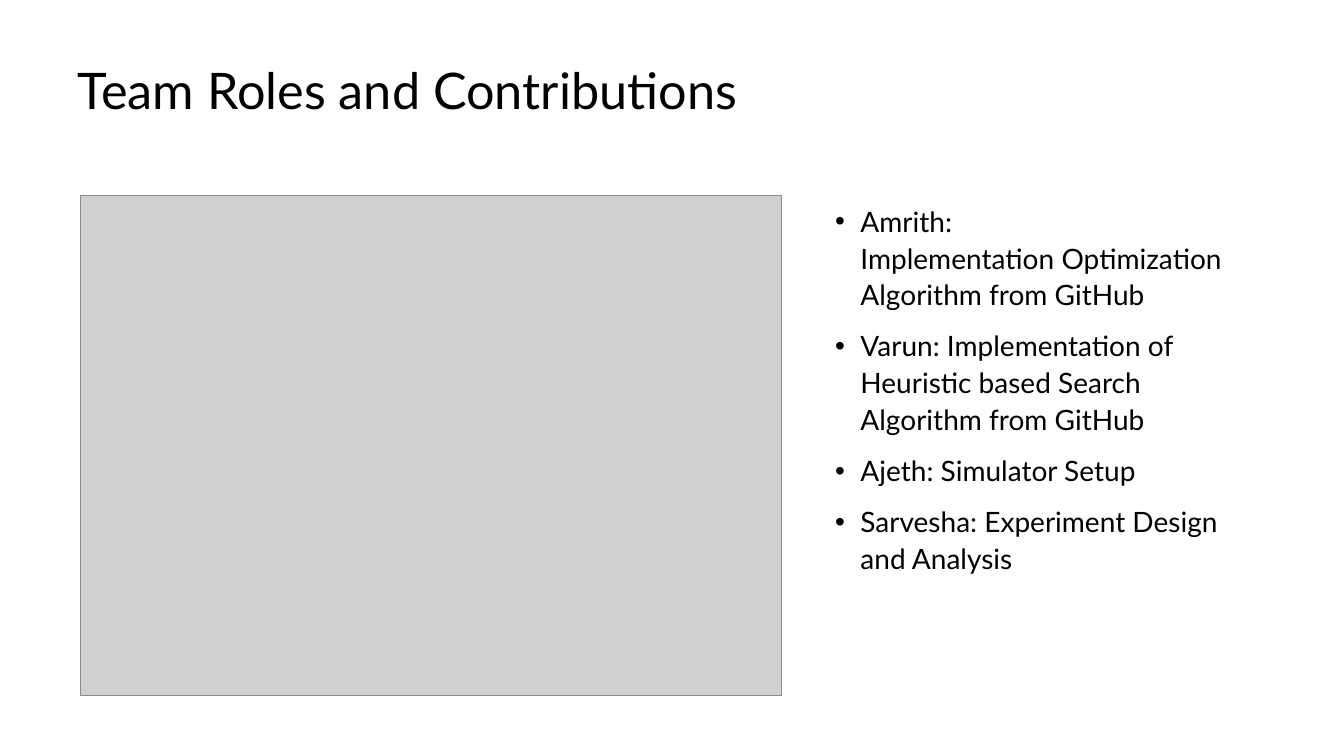
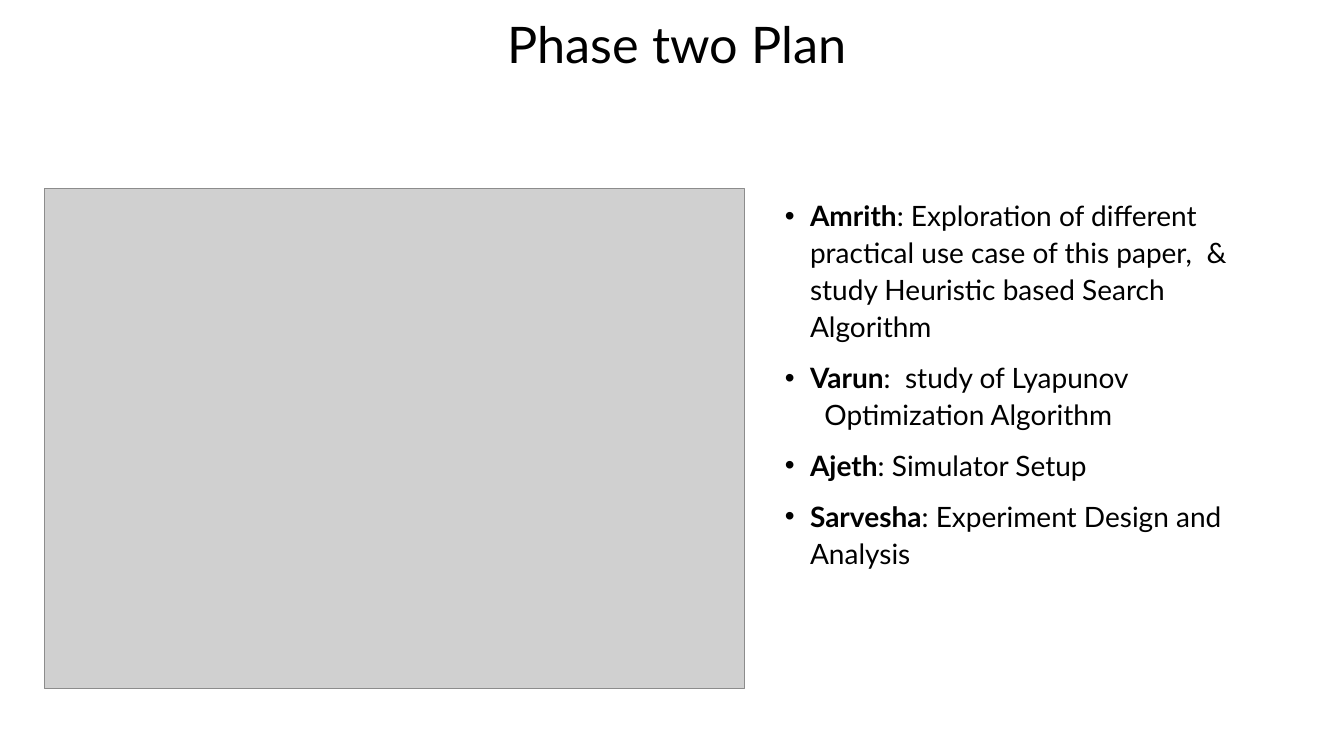
Before and after one commit to 23CSE362-edge-computing-2025-26-odd/capstone-project-02-thingdifferent, a slide deck: slide 12 of Document/Thing Differnet-02 Edge Computing Review 1.pptx (slide 14 before the commit). Drawn at 1344x756 pixels with LibreOffice and Linux fonts; fonts in the diff are those of the drawing; grey boxes stand for pictures. Boxes give left, top, right and bottom in pixels: in the first picture for what was removed or moved away, otherwise in the second. Text is boxed around its words. In the diff, an @@ line names an element or a change of style, - is before the commit and + after.

```diff
--- a/Document/Thing Differnet-02 Edge Computing Review 1.pptx
+++ b/Document/Thing Differnet-02 Edge Computing Review 1.pptx
@@ title at [508, 26, 846, 64]: text changed @@
-Team Roles and Contributions
+Phase two Plan
@@ picture: place and size @@
-picture at [81, 196, 781, 696]
+picture at [44, 189, 745, 689]
@@ text "Amrith: Exploration of different practical ...": place and size @@
-text "Amrith: Exploration of different practical ..." at [860, 211, 1222, 574]
+text "Amrith: Exploration of different practical ..." at [810, 205, 1221, 569]
@@ text at [810, 205, 1196, 430]: text changed @@
-• Amrith: Implementation Optimization Algorithm from GitHub
-• Varun: Implementation of Heuristic based Search Algorithm from GitHub
+• Amrith: Exploration of different practical use case of this paper, & study Heuristic based Search Algorithm
+• Varun: study of Lyapunov Optimization Algorithm
@@ text at [810, 455, 1221, 569]: bold on in "Ajeth:", "Sarvesha:" @@
```
Also in this commit, not shown: 9 other slides changed, 2 slides added, 4 slides removed.
